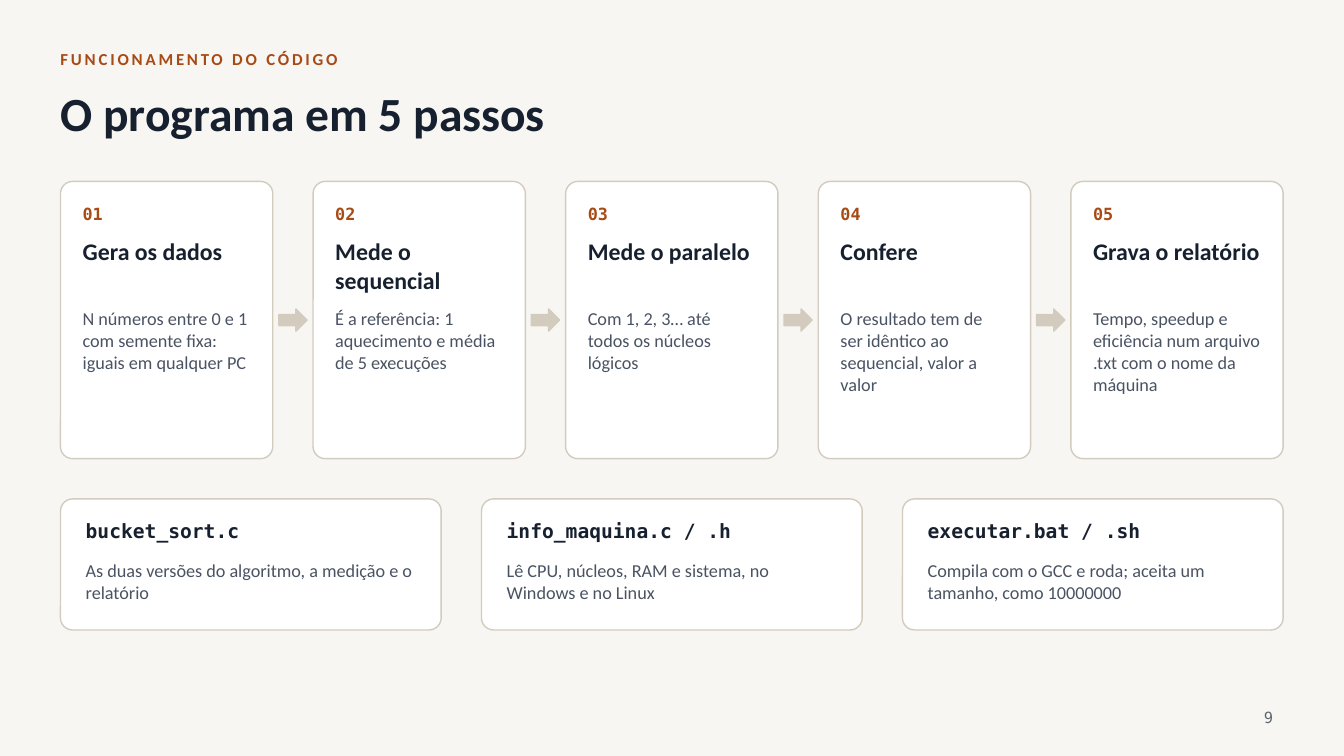
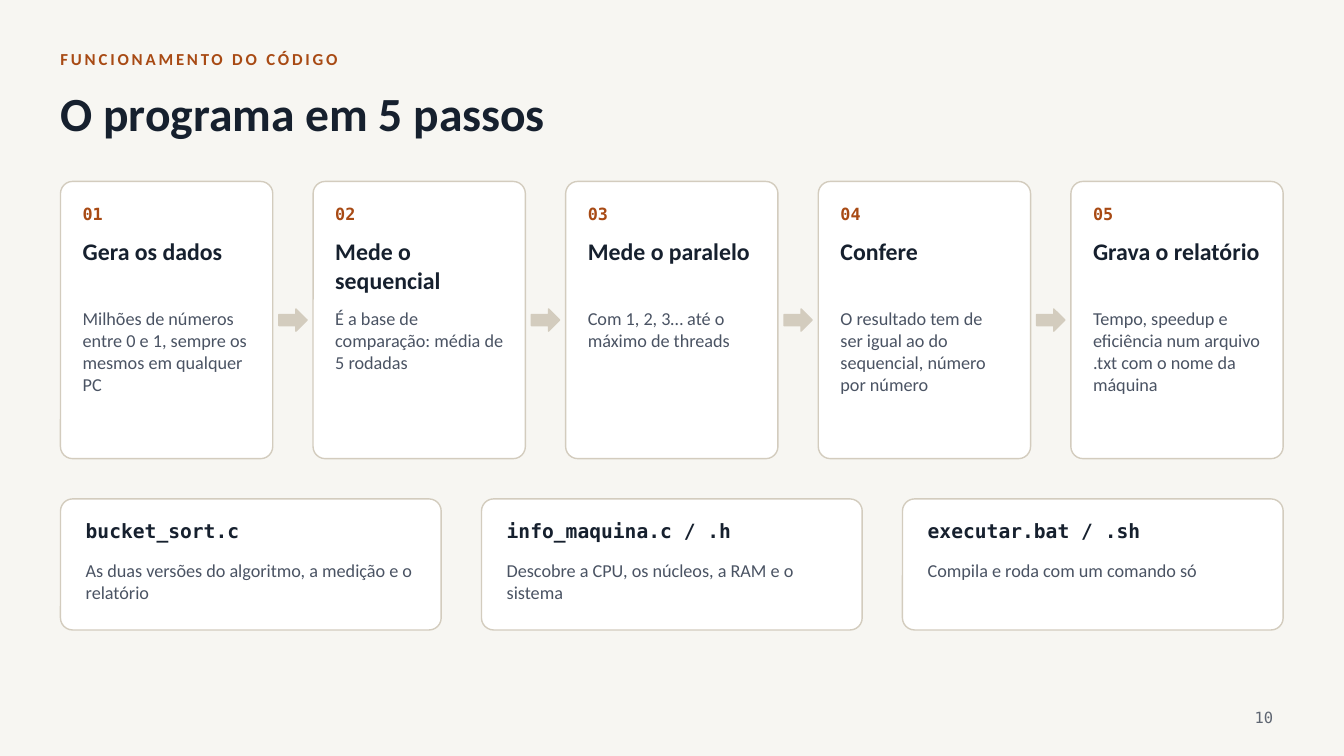
Before and after one commit to Dev2MundialMix/m3_1_bucket_sort, a slide deck: slide 10 of apresentacao/bucket_sort_openmp.pptx (slide 9 before the commit). Drawn at 1344x756 pixels with LibreOffice and Linux fonts; fonts in the diff are those of the drawing. Boxes give left, top, right and bottom in pixels: in the first picture for what was removed or moved away, otherwise in the second. Text is boxed around its words. In the diff, an @@ line names an element or a change of style, - is before the commit and + after.

```diff
--- a/apresentacao/bucket_sort_openmp.pptx
+++ b/apresentacao/bucket_sort_openmp.pptx
@@ text at [83,312,247,391]: text changed @@
-N números entre 0 e 1 com semente fixa: iguais em qualquer PC
+Milhões de números entre 0 e 1, sempre os mesmos em qualquer PC
@@ text at [335,310,504,369]: text changed @@
-É a referência: 1 aquecimento e média de 5 execuções
+É a base de comparação: média de 5 rodadas
@@ text at [588,312,730,347]: text changed @@
-Com 1, 2, 3… até todos os núcleos lógicos
+Com 1, 2, 3… até o máximo de threads
@@ text at [840,312,986,394]: text changed @@
-O resultado tem de ser idêntico ao sequencial, valor a valor
+O resultado tem de ser igual ao do sequencial, número por número
@@ text at [507,564,794,599]: text changed @@
-Lê CPU, núcleos, RAM e sistema, no Windows e no Linux
+Descobre a CPU, os núcleos, a RAM e o sistema
@@ text at [928,564,1197,580]: text changed @@
-Compila com o GCC e roda; aceita um tamanho, como 10000000
+Compila e roda com um comando só
@@ page number at [1255,711,1274,723]: text changed @@
-9
+10
```
Also in this commit, not shown: 16 other slides changed, 3 slides added, 1 other file.
